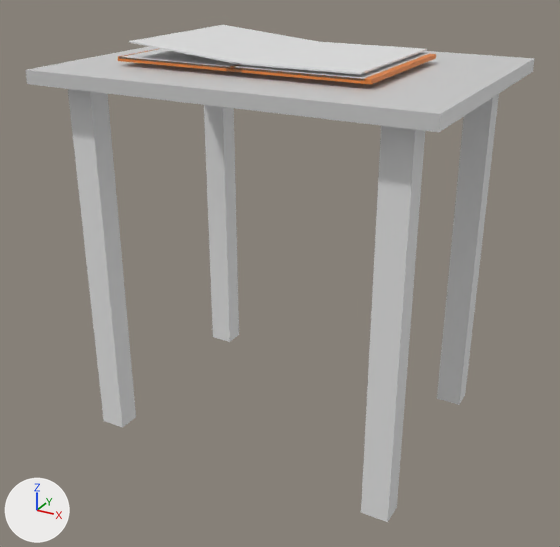
The Blender file Resource/Clear.blend: old version first, new version second.
Before and after are seen from a 50 mm lens placed at (4.57, -8.28, 2.3), pointed at (0.08, -0.11, -1.79). Every picture has the same lights, and +X, +Y and +Z are marked at lower left.

In view in the first picture: '立方体', '立方体.001', '立方体.002', '立方体.004', '立方体.005', '立方体.006', '立方体.008', '立方体.009', '立方体.010', '立方体.013', '立方体.014', '立方体.015', '立方体.016', '立方体.017'.
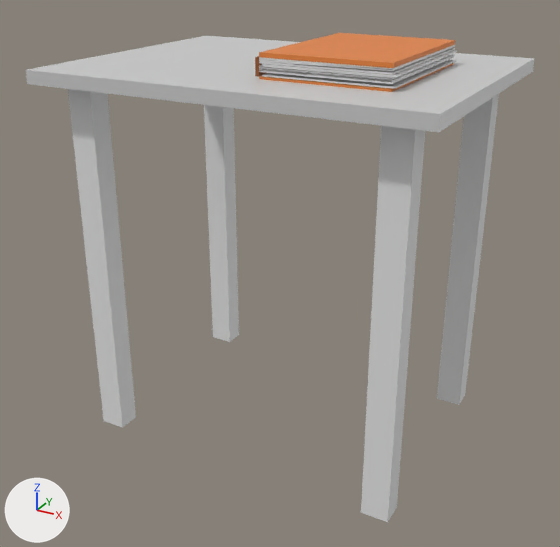
The change in detail:
Object '立方体' (ob_立方体) moves from (0.0, 0.0, 0.95) to (0.29, 0.0, 1.0).
Object '立方体' (ob_立方体) turns from (0, 0, 0) to (0, 90, 0) degrees about x, y and z.
Object '立方体.001' (ob_立方体_001) moves from (0.1, 0.0, 0.97) to (0.32, 0.0, 0.9).
Object '立方体.002' (ob_立方体_002) moves from (-0.1, 0.0, 0.97) to (0.32, 0.0, 1.1).
Object '立方体.002' (ob_立方体_002) turns from (0, 0, 0) to (0, 180, 0) degrees about x, y and z.
Object '立方体.003' (ob_立方体_003) moves from (-0.04, 0.0, 0.97) to (0.32, 0.0, 1.03).
Object '立方体.003' (ob_立方体_003) turns from (0, 0, 0) to (0, 180, 0) degrees about x, y and z.
Object '立方体.004' (ob_立方体_004) moves from (-0.06, 0.0, 0.97) to (0.32, 0.0, 1.05).
Object '立方体.004' (ob_立方体_004) turns from (0, 0, 0) to (0, 179, 0) degrees about x, y and z.
Object '立方体.005' (ob_立方体_005) moves from (-0.08, 0.0, 0.97) to (0.32, 0.0, 1.08).
Object '立方体.005' (ob_立方体_005) turns from (0, 0, 0) to (0, 180, 0) degrees about x, y and z.
Object '立方体.006' (ob_立方体_006) moves from (-0.01, 0.0, 1.0) to (0.35, 0.0, 1.01).
Object '立方体.007' (ob_立方体_007) moves from (0.01, 0.0, 0.97) to (0.32, 0.0, 0.98).
Object '立方体.008' (ob_立方体_008) turns from (0, -175, 0) to (0, 0, 0) degrees about x, y and z.
Object '立方体.008' (ob_立方体_008) moves from (0.08, 0.0, 1.0) to (0.35, 0.0, 0.92).
Object '立方体.009' (ob_立方体_009) moves from (-0.01, 0.0, 0.97) to (0.31, 0.0, 1.01).
Object '立方体.010' (ob_立方体_010) moves from (0.02, 0.0, 0.98) to (0.33, 0.0, 0.98).
Object '立方体.011' (ob_立方体_011) moves from (0.04, 0.0, 0.97) to (0.32, 0.0, 0.96).
Object '立方体.012' (ob_立方体_012) moves from (-0.01, 0.0, 0.97) to (0.32, 0.0, 1.0).

Where the change shows, as pixel boxes (x1, y1, x2, y2) in the pictures (560 x 547 px):
'立方体.002', moved, turned
    before: (118, 49, 226, 71)
    after: (259, 33, 455, 68)
'立方体.008', moved, turned
    before: (129, 25, 319, 65)
    after: (262, 60, 456, 89)
'立方体.006', moved
    before: (233, 42, 427, 75)
    after: (262, 50, 457, 77)
'立方体.001', moved
    before: (242, 54, 436, 85)
    after: (259, 63, 453, 92)
'立方体.004', moved, turned
    before: (123, 49, 238, 68)
    after: (259, 46, 455, 71)
'立方体.010', moved
    before: (235, 52, 430, 79)
    after: (260, 55, 455, 82)
'立方体.003', moved, turned (not visible before)
    after: (259, 48, 455, 75)
'立方体.005', moved, turned
    before: (119, 57, 226, 68)
    after: (259, 45, 455, 70)
'立方体.011', moved (not visible before)
    after: (259, 57, 454, 84)
'立方体.009', moved
    before: (238, 68, 360, 81)
    after: (260, 65, 393, 78)
'立方体.012', moved
    before: (233, 67, 359, 80)
    after: (259, 54, 453, 80)
'立方体.007', moved (not visible before)
    after: (259, 54, 454, 82)
'立方体', moved, turned
    before: (226, 64, 242, 73)
    after: (255, 56, 266, 77)
